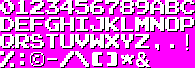
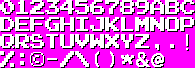
The second 195px x 68px image is a revision of the first. Changes to its layers:
added layer "@" above "&" over [151, 53, 164, 67]
painted on ")" over [107, 51, 117, 67]
painted on "(" over [92, 51, 102, 67]
